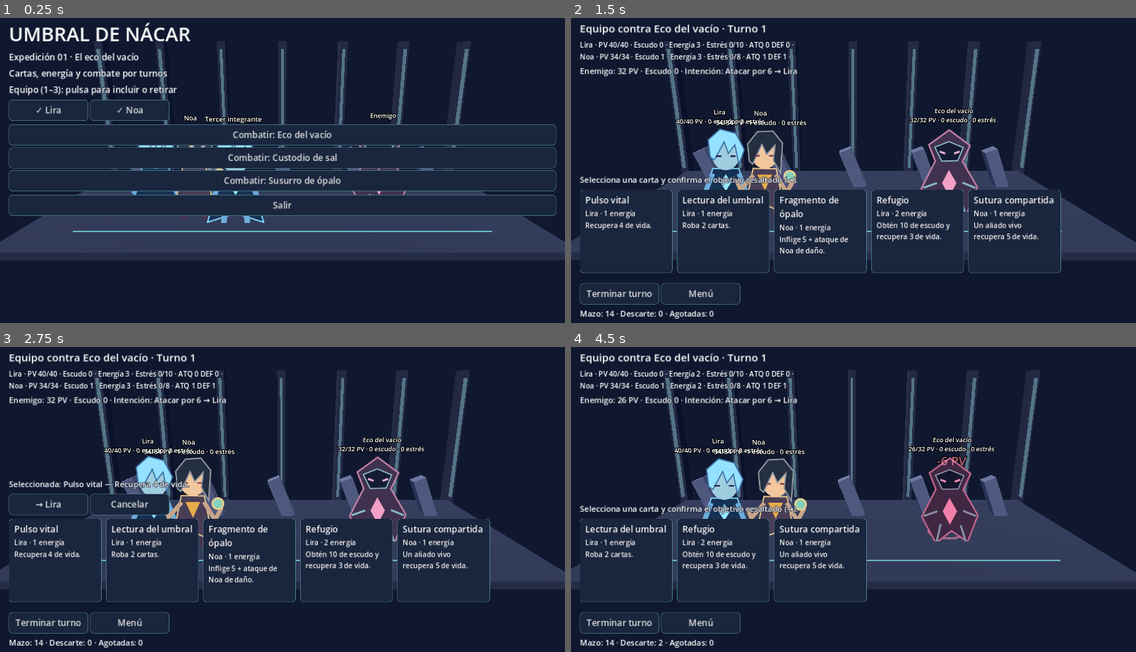
Above: before the commit, frames 1-4 (two rows, left to right).
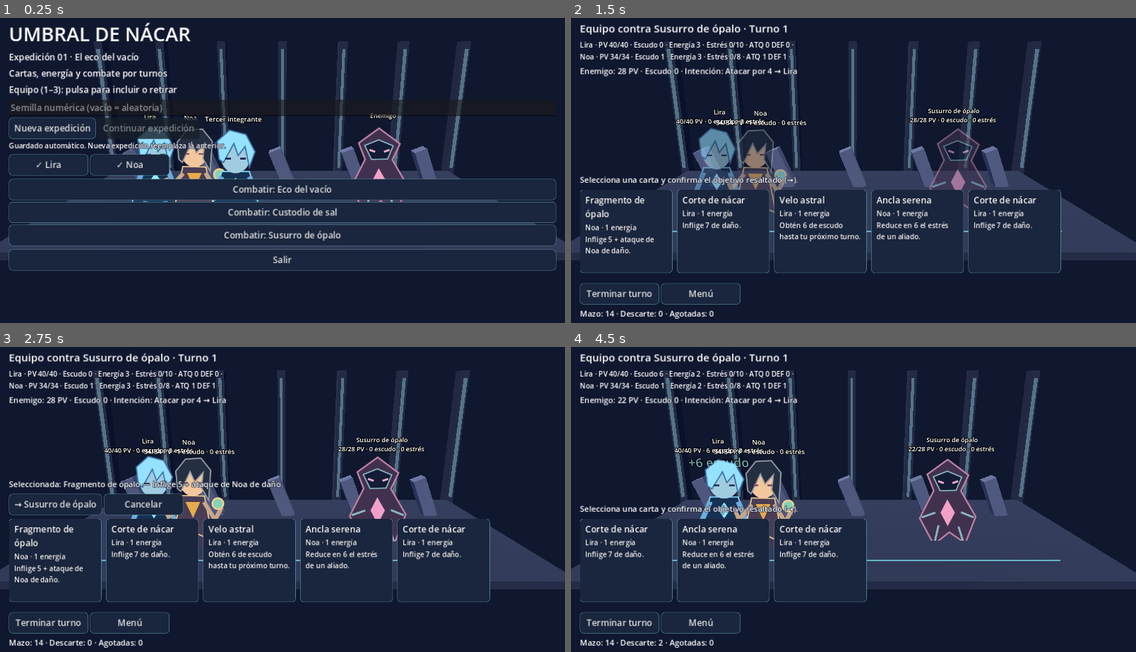
Above: after the commit, the same moments.

Repository: AnGeL505Xbox/QWERTY
Game: Godot game, scene res://scenes/main.tscn
Same seed, same stepped clock (60 frames per second), same inputs: the game is played once before the commit and once after it.
Inputs (mouse positions are in pixels of both pictures, inside the frame that each line leads up to):
- Up to frame 1 (0.25 s): no input
- Up to frame 2 (1.5 s): click (621, 127) at 0.5 s, where only the run after the commit has a clickable "Nueva expedición"; click (627, 115) at 1.25 s, where only the run after the commit has a clickable "Combate 0_0"
- Up to frame 3 (2.75 s): click (56, 560) at 2 s
- Up to frame 4 (4.5 s): click "→ Lira" (after the commit: "→ Susurro de ópalo") at 2.75 s; click (723, 560) at 3.52 s; click "→ Eco del vacío" (after the commit: "→ Lira") at 4.25 s

The runs differ from the first frame. In frame 1, 21% of the frame differs, in the area x 1-99%, y 26-83%; in frame 2, 6.7%; in frame 3, 4.6%; in frame 4, 4.5%.

Commit message:
feat: integrar mapa, recompensas y continuidad de expedición en la interfaz

Diff:
--- /dev/null
+++ b/scenes/exploration/node_button.tscn
@@ -0,0 +1,4 @@
+[gd_scene format=3]
+[node name="RouteNode" type="Button"]
+custom_minimum_size = Vector2(180, 80)
+text = "Combate\n0_0"
--- /dev/null
+++ b/scenes/exploration/route_graph.gd
@@ -0,0 +1,54 @@
+@tool
+extends Control
+
+signal selected(id: String)
+@export var preview_rules: RpgRunDefinition
+@export var preview_seed := 42
+var preview_hash := 0
+@export var node_scene: PackedScene
+@export var step := Vector2(215, 110)
+@export var origin := Vector2(20, 20)
+@export var connection_color := Color(0.35, 0.55, 0.65)
+var nodes: Array = []
+var positions: Dictionary = {}
+
+func _ready() -> void:
+	set_process(Engine.is_editor_hint())
+
+func _process(_delta: float) -> void:
+	if preview_rules != null:
+		var rules := preview_rules.to_dict()
+		var fingerprint := hash([rules, preview_seed, step, origin])
+		if fingerprint != preview_hash and not rules.encounters.is_empty() and rules.boss.has("id"):
+			preview_hash = fingerprint
+			var preview: Array = preload("res://core/progression/route.gd").generate(preview_seed, rules)
+			_build(preview, preview.filter(func(node): return node.row == 0).map(func(node): return node.id), [], int(rules.rows))
+
+func display(run) -> void:
+	_build(run.nodes, run.available(), run.visited, int(run.config.rows))
+
+func _build(route_nodes: Array, available: Array, visited: Array, rows: int) -> void:
+	for child in get_children():
+		remove_child(child)
+		child.queue_free()
+	nodes = route_nodes
+	positions.clear()
+	custom_minimum_size = Vector2(origin.x * 2 + step.x * rows, origin.y * 2 + step.y * 2)
+	for node in nodes:
+		var view: Button = node_scene.instantiate()
+		view.position = origin + Vector2(node.row * step.x, node.column * step.y)
+		view.text = ("✓ " if node.id in visited else "") + title(node.type) + "\n" + node.id
+		view.disabled = not node.id in available
+		view.pressed.connect(func(): selected.emit(node.id))
+		add_child(view)
+		positions[node.id] = view.position + view.custom_minimum_size * 0.5
+	queue_redraw()
+
+func _draw() -> void:
+	for node in nodes:
+		for target in node.links:
+			if positions.has(target):
+				draw_line(positions[node.id], positions[target], connection_color, 3.0, true)
+
+static func title(kind: String) -> String:
+	return {"combat": "Combate", "elite": "Élite", "boss": "Jefe", "rest": "Descanso", "shop": "Tienda", "event": "Evento", "reward": "Tesoro"}.get(kind, kind)
--- /dev/null
+++ b/scenes/exploration/run_ui.gd
@@ -0,0 +1,63 @@
+extends CanvasLayer
+
+signal selected_node(id: String)
+signal selected_choice(action: String, id: String)
+signal leave
+@export var button_scene: PackedScene
+
+func _ready() -> void:
+	%Route.selected.connect(func(id): selected_node.emit(id))
+	%Return.pressed.connect(func(): leave.emit())
+
+func display(run, notice: String = "") -> void:
+	visible = true
+	%Title.text = "Expedición · Semilla %s · Oro %d" % [run.seed_value, run.gold]
+	var summaries: Array[String] = []
+	for id in run.team_ids:
+		var state: Dictionary = run.party[id]
+		summaries.append("%s: %d PV · %d estrés" % [id.capitalize(), state.health, state.stress])
+	%Party.text = " / ".join(summaries)
+	%Inventory.text = "Mazo: %d cartas · Mejoras: %s" % [_deck_size(run), str(run.upgrades)]
+	%Notice.text = notice
+	%MapScroll.visible = run.phase == "map"
+	if run.phase == "map":
+		%Route.display(run)
+	for child in %Choices.get_children():
+		%Choices.remove_child(child)
+		child.queue_free()
+	%Message.text = {"map": "Elige un nodo conectado resaltado. Las rutas convergen en el jefe.", "reward": "Elige una recompensa. El oro del encuentro ya se añadió.", "rest": "Descanso: cura a los integrantes vivos y reduce estrés, o mejora una carta.", "shop": "Compra cartas o mejoras con oro. Puedes salir sin comprar.", "event": "Una fuente de nácar: acepta su riesgo por oro o recupérate sin coste.", "victory": "¡Expedición completada! Has vencido al Guardián del umbral.", "defeat": "La expedición ha terminado. Puedes iniciar otra desde el menú."}.get(run.phase, "")
+	if run.phase == "reward":
+		for offer in run.offers:
+			_choice(_offer_title(run, offer), offer.action, offer.id)
+	elif run.phase == "rest":
+		_choice("Curar +%d PV y aliviar %d estrés" % [run.config.rest_heal, run.config.stress_relief], "heal")
+		for id in run.upgradeable():
+			_choice("Mejorar " + run.card(id).name, "upgrade", id)
+	elif run.phase == "shop":
+		for offer in run.offers:
+			_choice(_offer_title(run, offer) + " · %d oro" % run.config.card_price, "card", offer.id, run.gold >= int(run.config.card_price))
+		for id in run.upgradeable():
+			_choice("Mejorar %s · %d oro" % [run.card(id).name, run.config.upgrade_price], "upgrade", id, run.gold >= int(run.config.upgrade_price))
+		_choice("Salir de la tienda", "leave")
+	elif run.phase == "event":
+		_choice("Aceptar: +%d oro, -%d PV por integrante vivo" % [run.config.event_gold, run.config.event_damage], "risk")
+		_choice("Recuperar +%d PV y aliviar estrés" % run.config.rest_heal, "heal")
+
+func _choice(text: String, action: String, id: String = "", enabled: bool = true) -> void:
+	var button: Button = button_scene.instantiate()
+	button.text = text
+	button.disabled = not enabled
+	button.pressed.connect(func(): selected_choice.emit(action, id))
+	%Choices.add_child(button)
+
+func _offer_title(run, offer: Dictionary) -> String:
+	if offer.action == "skip":
+		return "Conservar el mazo sin cambios"
+	return ("Añadir copia: " if offer.action == "card" else "Mejorar: ") + str(run.card(offer.id).name)
+
+func _deck_size(run) -> int:
+	var count := 0
+	for character in run.content.characters:
+		if character.id in run.team_ids:
+			count += character.deck.size()
+	return count
--- /dev/null
+++ b/scenes/exploration/run_ui.tscn
@@ -0,0 +1,72 @@
+[gd_scene load_steps=7 format=3]
+[ext_resource type="Script" path="res://scenes/exploration/run_ui.gd" id="1"]
+[ext_resource type="Theme" path="res://scenes/ui/theme.tres" id="2"]
+[ext_resource type="PackedScene" path="res://scenes/ui/action_button.tscn" id="3"]
+[ext_resource type="Script" path="res://scenes/exploration/route_graph.gd" id="4"]
+[ext_resource type="PackedScene" path="res://scenes/exploration/node_button.tscn" id="5"]
+[ext_resource type="Resource" path="res://data/progression/expedition.tres" id="6"]
+[node name="ExpeditionUI" type="CanvasLayer"]
+visible = false
+script = ExtResource("1")
+button_scene = ExtResource("3")
+[node name="Margin" type="MarginContainer" parent="."]
+anchors_preset = 15
+anchor_right = 1.0
+anchor_bottom = 1.0
+grow_horizontal = 2
+grow_vertical = 2
+theme = ExtResource("2")
+theme_override_constants/margin_left = 24
+theme_override_constants/margin_right = 24
+theme_override_constants/margin_top = 24
+theme_override_constants/margin_bottom = 24
+[node name="Layout" type="VBoxContainer" parent="Margin"]
+layout_mode = 2
+theme_override_constants/separation = 10
+[node name="Title" type="Label" parent="Margin/Layout"]
+unique_name_in_owner = true
+layout_mode = 2
+theme_override_font_sizes/font_size = 28
+text = "Expedición · Semilla 42 · Oro 20"
+[node name="Party" type="Label" parent="Margin/Layout"]
+unique_name_in_owner = true
+layout_mode = 2
+text = "Lira: 40 PV / Noa: 34 PV"
+[node name="Inventory" type="Label" parent="Margin/Layout"]
+unique_name_in_owner = true
+layout_mode = 2
+theme_override_font_sizes/font_size = 16
+text = "Mazo: 19 cartas"
+[node name="Notice" type="Label" parent="Margin/Layout"]
+unique_name_in_owner = true
+layout_mode = 2
+theme_override_font_sizes/font_size = 16
+autowrap_mode = 3
+[node name="MapScroll" type="ScrollContainer" parent="Margin/Layout"]
+unique_name_in_owner = true
+custom_minimum_size = Vector2(0, 270)
+layout_mode = 2
+[node name="Route" type="Control" parent="Margin/Layout/MapScroll"]
+unique_name_in_owner = true
+custom_minimum_size = Vector2(1100, 260)
+layout_mode = 2
+script = ExtResource("4")
+node_scene = ExtResource("5")
+preview_rules = ExtResource("6")
+[node name="Message" type="Label" parent="Margin/Layout"]
+unique_name_in_owner = true
+layout_mode = 2
+text = "Elige un nodo conectado."
+autowrap_mode = 3
+[node name="ChoiceScroll" type="ScrollContainer" parent="Margin/Layout"]
+custom_minimum_size = Vector2(0, 100)
+layout_mode = 2
+size_flags_vertical = 3
+[node name="Choices" type="VBoxContainer" parent="Margin/Layout/ChoiceScroll"]
+unique_name_in_owner = true
+layout_mode = 2
+size_flags_horizontal = 3
+[node name="Return" parent="Margin/Layout" instance=ExtResource("3")]
+unique_name_in_owner = true
+layout_mode = 2
+text = "Guardar y volver al menú"
--- a/scenes/main.gd
+++ b/scenes/main.gd
@@ -1,16 +1,30 @@
 extends Node
 
 const Catalog = preload("res://core/data/catalog.gd")
+const Expedition = preload("res://core/progression/expedition.gd")
+const Store = preload("res://core/save_system/store.gd")
+const RunValidator = preload("res://core/save_system/run_validator.gd")
 const Battle = preload("res://core/combat/battle.gd")
 @export var catalog: RpgContentCatalog
+@export var expedition_rules: RpgRunDefinition
+@export var save_path := "user://expedition.json"
+var run: RefCounted
+var save_notice := ""
 var team_ids: Array = []
 var selected := -1
 var enemy_index := 0
 var battle: RefCounted
 @onready var ui = $Interface
 @onready var arena = $Arena
+@onready var run_ui = $ExpeditionUI
 
 func _ready() -> void:
+	ui.new_expedition.connect(_new_expedition)
+	ui.continue_expedition.connect(_continue_expedition)
+	ui.complete_run_battle.connect(_complete_run_battle)
+	run_ui.selected_node.connect(_enter_node)
+	run_ui.selected_choice.connect(_run_choice)
+	run_ui.leave.connect(_menu)
 	ui.choose_enemy.connect(_choose_enemy)
 	ui.toggle_member.connect(_toggle_member)
 	ui.select_card.connect(_select)
@@ -28,6 +42,10 @@
 	_menu()
 
 func _menu() -> void:
+	if run != null:
+		_save_run()
+		run = null
+	run_ui.visible = false
 	selected = -1
 	arena.highlight_targets([])
 	var errors := Catalog.validate_resource(catalog)
@@ -35,6 +53,7 @@
 		ui.show_errors(errors)
 		return
 	ui.show_menu(catalog.to_dict(), team_ids)
+	ui.set_run_status(save_notice if save_notice != "" else "Guardado automático. Nueva expedición reemplaza la anterior.", FileAccess.file_exists(save_path) or FileAccess.file_exists(save_path + ".bak"))
 
 func _toggle_member(id: String) -> void:
 	if id in team_ids:
@@ -45,22 +64,33 @@
 	_menu()
 
 func _choose_enemy(index: int) -> void:
+	run = null
 	enemy_index = index
 	_start()
 
 func _start() -> void:
+	if run != null:
+		return
 	var errors := Catalog.validate_resource(catalog)
 	if not errors.is_empty():
 		ui.show_errors(errors)
 		return
 	selected = -1
 	battle = Battle.new(catalog.to_dict(), int(Time.get_ticks_msec()), enemy_index, team_ids)
+	_bind_battle()
+
+func _bind_battle() -> void:
+	run_ui.visible = false
 	arena.set_profiles(catalog.visual_profiles())
+	if run != null and expedition_rules != null and expedition_rules.boss != null and expedition_rules.boss.visual_profile != null:
+		arena.set_profiles({expedition_rules.boss.id: expedition_rules.boss.visual_profile})
 	arena.set_team(battle.team)
 	arena.set_enemy(battle.enemy)
 	ui.artwork = catalog.artwork()
-	battle.changed.connect(_render)
-	battle.combat_event.connect(arena.on_combat_event)
+	if not battle.changed.is_connected(_on_battle_changed):
+		battle.changed.connect(_on_battle_changed)
+	if not battle.combat_event.is_connected(arena.on_combat_event):
+		battle.combat_event.connect(arena.on_combat_event)
 	_render()
 
 func _render() -> void:
@@ -72,6 +102,8 @@
 			highlighted.append(card.owner if id == "self" else id)
 	arena.highlight_targets(highlighted)
 	ui.show_battle(battle, selected)
+	ui.set_expedition_mode(run != null, battle.result != "")
+	ui.set_save_notice(save_notice if run != null else "")
 
 func _select(index: int) -> void:
 	selected = index
@@ -89,3 +121,67 @@
 func _end_turn() -> void:
 	selected = -1
 	battle.end_turn()
+
+func _on_battle_changed() -> void:
+	if run != null and run.battle == battle:
+		run.sync_party()
+		_save_run()
+	_render()
+
+func _new_expedition(seed_text: String) -> void:
+	var seed_number := randi_range(0, 2147483647)
+	if seed_text != "":
+		if not seed_text.is_valid_int() or int(seed_text) < 0 or int(seed_text) > 2147483647:
+			ui.set_run_status("Usa una semilla entera entre 0 y 2147483647.")
+			return
+		seed_number = int(seed_text)
+	var errors := Catalog.validate_resource(catalog)
+	if expedition_rules == null:
+		errors.append("Falta el recurso de configuración de expedición.")
+	elif errors.is_empty():
+		errors.append_array(RunValidator.resource_configuration(catalog, expedition_rules))
+	if not errors.is_empty():
+		ui.set_run_status("; ".join(errors))
+		return
+	run = Expedition.new(catalog.to_dict(), expedition_rules.to_dict(), seed_number, team_ids)
+	_save_run()
+	_show_run()
+
+func _continue_expedition() -> void:
+	var loaded := Store.read(save_path)
+	if not loaded.has("state"):
+		ui.set_run_status(loaded.error)
+		return
+	run = Expedition.restore(loaded.state)
+	save_notice = loaded.get("warning", "")
+	_show_run()
+
+func _show_run() -> void:
+	selected = -1
+	arena.highlight_targets([])
+	if run.phase == "combat":
+		battle = run.battle
+		_bind_battle()
+	else:
+		ui.hide_all()
+		run_ui.display(run, save_notice)
+
+func _enter_node(id: String) -> void:
+	if run != null and run.enter(id):
+		run.sync_party()
+		_save_run()
+		_show_run()
+
+func _run_choice(action: String, id: String) -> void:
+	if run != null and run.choose(action, id):
+		_save_run()
+		_show_run()
+
+func _complete_run_battle() -> void:
+	if run != null and run.finish_battle():
+		_save_run()
+		_show_run()
+
+func _save_run() -> void:
+	if run != null:
+		save_notice = Store.write(save_path, run.export_state())
--- a/scenes/main.tscn
+++ b/scenes/main.tscn
@@ -1,10 +1,15 @@
-[gd_scene load_steps=5 format=3]
+[gd_scene load_steps=7 format=3]
 [ext_resource type="Script" path="res://scenes/main.gd" id="1"]
 [ext_resource type="PackedScene" path="res://scenes/visuals/arena.tscn" id="2"]
 [ext_resource type="PackedScene" path="res://scenes/ui/interface.tscn" id="3"]
 [ext_resource type="Resource" path="res://data/catalog.tres" id="4"]
+[ext_resource type="Resource" path="res://data/progression/expedition.tres" id="5"]
+[ext_resource type="PackedScene" path="res://scenes/exploration/run_ui.tscn" id="6"]
 [node name="Main" type="Node"]
 script = ExtResource("1")
 catalog = ExtResource("4")
+expedition_rules = ExtResource("5")
 [node name="Arena" parent="." instance=ExtResource("2")]
 [node name="Interface" parent="." instance=ExtResource("3")]
+
+[node name="ExpeditionUI" parent="." instance=ExtResource("6")]
--- a/scenes/ui/interface.gd
+++ b/scenes/ui/interface.gd
@@ -8,6 +8,9 @@
 signal end_turn
 signal retry
 signal menu
+signal new_expedition(seed_text: String)
+signal continue_expedition
+signal complete_run_battle
 signal exit_game
 
 @export var button_scene: PackedScene
@@ -16,6 +19,9 @@
 var artwork: Dictionary = {}
 
 func _ready() -> void:
+	%NewRun.pressed.connect(func(): new_expedition.emit(%Seed.text))
+	%ContinueRun.pressed.connect(func(): continue_expedition.emit())
+	%ContinueBattle.pressed.connect(func(): complete_run_battle.emit())
 	%Exit.pressed.connect(func(): exit_game.emit())
 	%EndTurn.pressed.connect(func(): end_turn.emit())
 	%Retry.pressed.connect(func(): retry.emit())
@@ -54,6 +60,7 @@
 	%Menu.visible = false
 	%Errors.visible = false
 	%Battle.visible = true
+	%ContinueBattle.visible = false
 	%BattleTitle.text = "Equipo contra %s · Turno %d" % [battle.enemy.name, battle.turn]
 	_clear(%Members)
 	for member in battle.team:
@@ -94,3 +101,21 @@
 			view.disabled = battle.valid_targets(i).is_empty()
 			view.pressed.connect(func(): select_card.emit(i))
 	%Piles.text = "Mazo: %d · Descarte: %d · Agotadas: %d" % [battle.draw_pile.size(), battle.discard.size(), battle.exhausted.size()]
+
+func hide_all() -> void:
+	%Menu.visible = false
+	%Battle.visible = false
+	%Errors.visible = false
+
+func set_run_status(message: String, can_continue: bool = true) -> void:
+	%RunStatus.text = message
+	%ContinueRun.disabled = not can_continue
+
+func set_expedition_mode(enabled: bool, ended: bool) -> void:
+	%ContinueBattle.visible = enabled and ended
+	if enabled:
+		%Retry.visible = false
+
+func set_save_notice(message: String) -> void:
+	%SaveNotice.text = message
+	%SaveNotice.visible = message != ""
--- a/scenes/ui/interface.tscn
+++ b/scenes/ui/interface.tscn
@@ -38,6 +38,29 @@
 [node name="TeamHint" type="Label" parent="Margin/Menu"]
 layout_mode = 2
 text = "Equipo (1–3): pulsa para incluir o retirar"
+[node name="Expedition" type="VBoxContainer" parent="Margin/Menu"]
+layout_mode = 2
+[node name="Seed" type="LineEdit" parent="Margin/Menu/Expedition"]
+unique_name_in_owner = true
+layout_mode = 2
+placeholder_text = "Semilla numérica (vacío = aleatoria)"
+max_length = 10
+[node name="RunActions" type="HBoxContainer" parent="Margin/Menu/Expedition"]
+layout_mode = 2
+[node name="NewRun" parent="Margin/Menu/Expedition/RunActions" instance=ExtResource("3")]
+unique_name_in_owner = true
+layout_mode = 2
+text = "Nueva expedición"
+[node name="ContinueRun" parent="Margin/Menu/Expedition/RunActions" instance=ExtResource("3")]
+unique_name_in_owner = true
+layout_mode = 2
+text = "Continuar expedición"
+[node name="RunStatus" type="Label" parent="Margin/Menu/Expedition"]
+unique_name_in_owner = true
+layout_mode = 2
+theme_override_font_sizes/font_size = 16
+text = "Un espacio de guardado automático. Nueva expedición reemplaza la anterior."
+autowrap_mode = 3
 [node name="TeamChoices" type="HFlowContainer" parent="Margin/Menu"]
 unique_name_in_owner = true
 layout_mode = 2
@@ -104,6 +127,11 @@
 visible = false
 layout_mode = 2
 text = "Reintentar"
+[node name="ContinueBattle" parent="Margin/Battle/Actions" instance=ExtResource("3")]
+unique_name_in_owner = true
+visible = false
+layout_mode = 2
+text = "Continuar expedición"
 [node name="MenuButton" parent="Margin/Battle/Actions" instance=ExtResource("3")]
 unique_name_in_owner = true
 layout_mode = 2
@@ -119,3 +147,10 @@
 layout_mode = 2
 text = "Errores del catálogo"
 autowrap_mode = 3
+
+[node name="SaveNotice" type="Label" parent="Margin/Battle"]
+unique_name_in_owner = true
+visible = false
+layout_mode = 2
+theme_override_font_sizes/font_size = 14
+autowrap_mode = 3
--- /dev/null
+++ b/tests/roguelike_scene.gd
@@ -0,0 +1,120 @@
+extends SceneTree
+
+const Store = preload("res://core/save_system/store.gd")
+const Autoplay = preload("res://tests/support/autoplay.gd")
+const PATH = "user://test_roguelike_scene.json"
+var checks := 0
+var failures := 0
+
+func check(value: bool, message: String) -> void:
+	checks += 1
+	if not value:
+		push_error(message)
+		failures += 1
+
+func _initialize() -> void:
+	call_deferred("run")
+
+func canonical(value):
+	return JSON.parse_string(JSON.stringify(value))
+
+func run() -> void:
+	for path in [PATH, PATH + ".bak", PATH + ".tmp", PATH + ".tscn"]:
+		if FileAccess.file_exists(path): DirAccess.remove_absolute(ProjectSettings.globalize_path(path))
+	var main = load("res://scenes/main.tscn").instantiate()
+	main.save_path = PATH
+	root.add_child(main)
+	await process_frame
+	var menu := "Margin/Menu/Expedition/"
+	main.ui.get_node(menu + "Seed").text = "invalida"
+	main.ui.get_node(menu + "RunActions/NewRun").pressed.emit()
+	check(main.run == null and not FileAccess.file_exists(PATH), "Semilla inválida no reemplaza guardado")
+	main.ui.get_node(menu + "Seed").text = "42"
+	main.ui.get_node(menu + "RunActions/NewRun").pressed.emit()
+	await process_frame
+	check(main.run != null and main.run.phase == "map" and main.run_ui.visible, "Nueva expedición desde botón")
+	check(Store.read(PATH).has("state"), "Guardado inicial desde interfaz")
+	main.run_ui.get_node("Margin/Layout/MapScroll/Route").step = Vector2(190, 120)
+	var editable_scene := PackedScene.new()
+	check(editable_scene.pack(main.run_ui) == OK and ResourceSaver.save(editable_scene, PATH + ".tscn") == OK, "Guardar diseño de mapa editado")
+	var restored_ui = ResourceLoader.load(PATH + ".tscn", "", ResourceLoader.CACHE_MODE_IGNORE_DEEP).instantiate()
+	root.add_child(restored_ui)
+	restored_ui.display(main.run)
+	var restored_graph = restored_ui.get_node("Margin/Layout/MapScroll/Route")
+	check(restored_graph.step == Vector2(190, 120) and restored_graph.get_child(2).position.x == restored_graph.origin.x + 190, "Diseño de mapa guardado se usa al ejecutar")
+	restored_ui.queue_free()
+	main.run_ui.display(main.run)
+	var graph = main.run_ui.get_node("Margin/Layout/MapScroll/Route")
+	check(graph.get_child_count() == 9 and not graph.get_child(0).disabled and graph.get_child(8).disabled, "Nodos futuros bloqueados en la interfaz")
+	graph.get_child(1).pressed.emit()
+	await process_frame
+	check(main.run.phase == "combat" and not main.run_ui.visible, "Nodo abre el combate real")
+	check(main.ui.get_node("Margin/Battle/Actions/Retry").visible == false, "No reiniciar gratis combates de expedición")
+	var index := -1
+	for i in range(main.battle.hand.size()):
+		if not main.battle.valid_targets(i).is_empty():
+			index = i
+			break
+	check(index >= 0, "Hay una carta jugable")
+	if index >= 0:
+		main.ui.get_node("Margin/Battle/HandScroll/Cards").get_child(index).pressed.emit()
+		main.ui.get_node("Margin/Battle/Targets").get_child(0).pressed.emit()
+	var saved_state: Dictionary = main.run.export_state()
+	check(canonical(Store.read(PATH).state) == canonical(saved_state), "Cada carta guarda su estado")
+	main.ui.get_node("Margin/Battle/Actions/MenuButton").pressed.emit()
+	check(main.run == null and not main.ui.get_node(menu + "RunActions/ContinueRun").disabled, "Salir conserva la expedición")
+	var changed_catalog = main.catalog.duplicate_deep(Resource.DEEP_DUPLICATE_ALL)
+	changed_catalog.characters.assign(changed_catalog.characters.filter(func(character): return character.id == "noa"))
+	changed_catalog.cards.assign(changed_catalog.cards.filter(func(card): return card.owner == "noa"))
+	changed_catalog.team.assign([changed_catalog.characters[0]])
+	var other_main = load("res://scenes/main.tscn").instantiate()
+	other_main.catalog = changed_catalog
+	other_main.save_path = PATH
+	root.add_child(other_main)
+	other_main.ui.get_node(menu + "RunActions/ContinueRun").pressed.emit()
+	check(other_main.run != null and other_main.battle.character("lira") != null and not other_main.battle.card_data("corte").is_empty(), "La partida guardada no depende de IDs eliminados del catálogo actual")
+	other_main.queue_free()
+	main.ui.get_node(menu + "RunActions/ContinueRun").pressed.emit()
+	await process_frame
+	check(canonical(main.run.export_state()) == canonical(saved_state), "Continuar restaura exactamente mano, vida y RNG")
+	for step in range(15):
+		if main.run.phase in ["victory", "defeat"]: break
+		if main.run.phase == "map":
+			var selected: String = main.run.available()[0]
+			for id in main.run.available():
+				if main.run.node(id).type in ["combat", "rest"]: selected = id
+			for button in graph.get_children():
+				if button.text.ends_with(selected):
+					button.pressed.emit()
+					break
+		if main.run.phase == "combat":
+			Autoplay.fight(main.battle)
+			await process_frame
+			check(main.battle.result != "", "Combate de interfaz llega a un resultado")
+			check(main.ui.get_node("Margin/Battle/Actions/ContinueBattle").visible, "Continuar tras resultado")
+			main.ui.get_node("Margin/Battle/Actions/ContinueBattle").pressed.emit()
+		if main.run.phase in ["reward", "rest", "event", "shop"]:
+			var choices = main.run_ui.get_node("Margin/Layout/ChoiceScroll/Choices")
+			var selected_button = choices.get_child(0)
+			for button in choices.get_children():
+				if (main.run.phase == "reward" and button.text.begins_with("Mejorar")) or (main.run.phase == "shop" and button.text == "Salir de la tienda"):
+					selected_button = button
+					break
+			if main.run.phase == "event": selected_button = choices.get_child(1)
+			selected_button.pressed.emit()
+		await process_frame
+	check(main.run.phase == "victory", "Recorrido completo de interfaz llega a victoria (" + main.run.phase + ")")
+	check(main.run_ui.get_node("Margin/Layout/Message").text.contains("completada"), "Resumen de victoria visible")
+	check(main.save_notice == "" and Store.read(PATH).has("state"), "Guardado válido al terminar")
+	main.run_ui.get_node("Margin/Layout/Return").pressed.emit()
+	main.ui.get_node(menu + "RunActions/ContinueRun").pressed.emit()
+	check(main.run.phase == "victory", "Cargar una expedición terminada conserva el resumen")
+	main.run_ui.get_node("Margin/Layout/Return").pressed.emit()
+	main.ui.get_node("Margin/Menu/EnemyChoices").get_child(0).pressed.emit()
+	check(main.run == null and main.battle.result == "", "Entrenamiento anterior conservado")
+	main.queue_free()
+	await process_frame
+	for path in [PATH, PATH + ".bak", PATH + ".tmp", PATH + ".tscn"]:
+		if FileAccess.file_exists(path): DirAccess.remove_absolute(ProjectSettings.globalize_path(path))
+	print("ESCENA ROGUELIKE: %d comprobaciones, %d fallos" % [checks, failures])
+	quit(1 if failures else 0)
Not shown, changed: addons/content_editor/plugin.gd
Not shown, added: scenes/exploration/route_graph.gd.uid
Not shown, added: scenes/exploration/run_ui.gd.uid
Not shown, added: tests/roguelike_scene.gd.uid
Not shown, changed: AGENTS.md
Not shown, changed: ARQUITECTURA.md
Not shown, changed: COMO_CREAR_CARTAS.md
Not shown, changed: COMO_CREAR_ENEMIGOS.md
Not shown, changed: COMO_CREAR_PERSONAJES.md
Not shown, changed: COMO_MODIFICAR_EL_JUEGO.md
Not shown, changed: EDICION_VISUAL.md
Not shown, changed: PLAN_DE_DESARROLLO.md
(and 4 more such lines)
